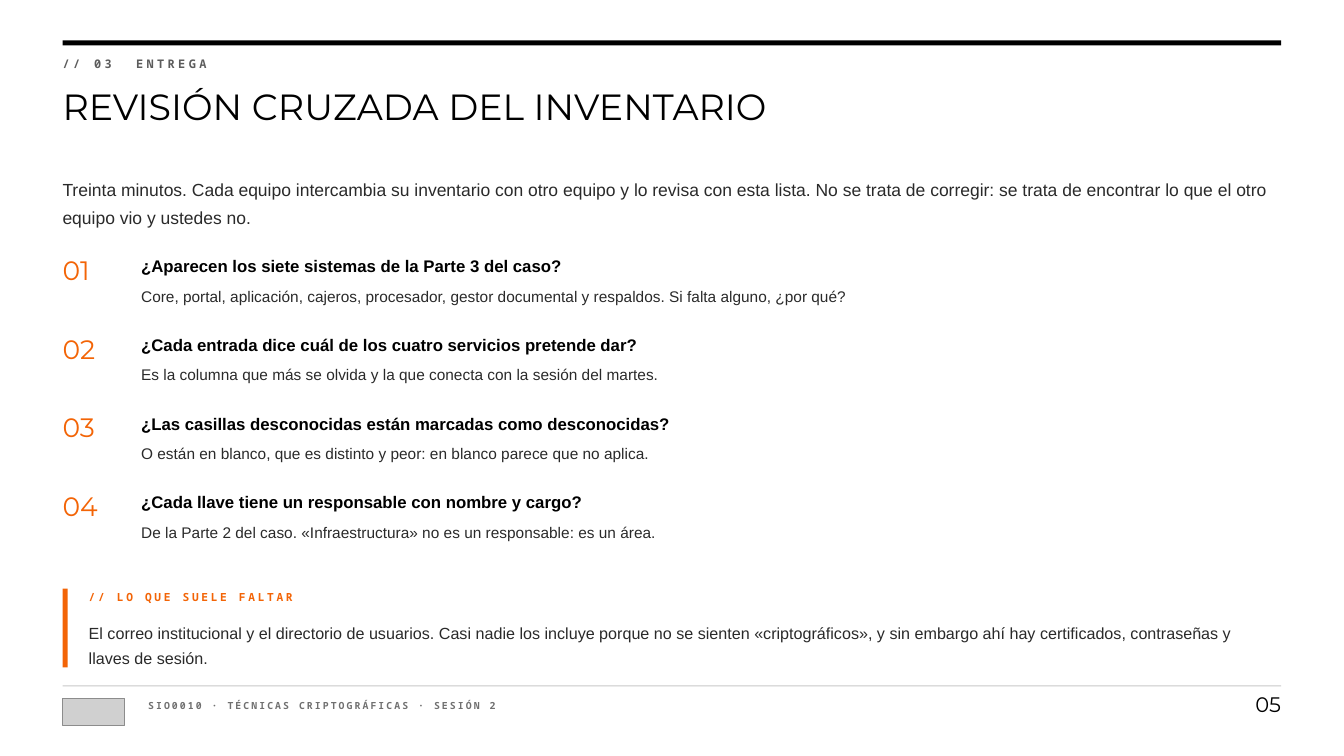
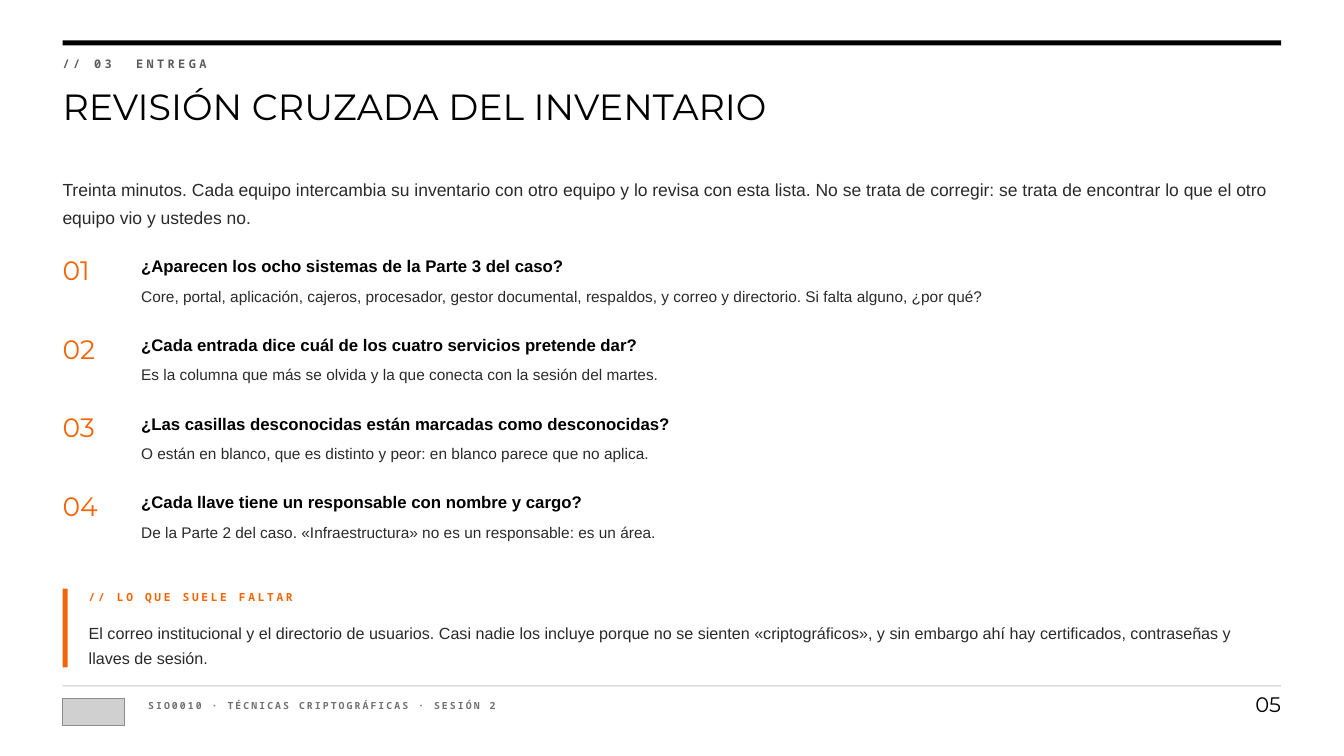
Before and after one commit to andresdapena81/sio0010-tecnicas-criptograficas, a slide deck: slide 5 of presentaciones/SIO0010-S2-Cifrado-simetrico.pptx. Drawn at 1344x756 pixels with LibreOffice and Linux fonts; fonts in the diff are those of the drawing; grey boxes stand for pictures. Boxes give left, top, right and bottom in pixels: in the first picture for what was removed or moved away, otherwise in the second. Text is boxed around its words. In the diff, an @@ line names an element or a change of style, - is before the commit and + after.

```diff
--- a/presentaciones/SIO0010-S2-Cifrado-simetrico.pptx
+++ b/presentaciones/SIO0010-S2-Cifrado-simetrico.pptx
@@ text at [141,260,563,276]: text changed @@
-¿Aparecen los siete sistemas de la Parte 3 del caso?
+¿Aparecen los ocho sistemas de la Parte 3 del caso?
@@ text at [141,290,982,305]: text changed @@
-Core, portal, aplicación, cajeros, procesador, gestor documental y respaldos. Si falta alguno, ¿por qué?
+Core, portal, aplicación, cajeros, procesador, gestor documental, respaldos, y correo y directorio. Si falta alguno, ¿por qué?
```
Also in this commit, not shown: 21 other files.
